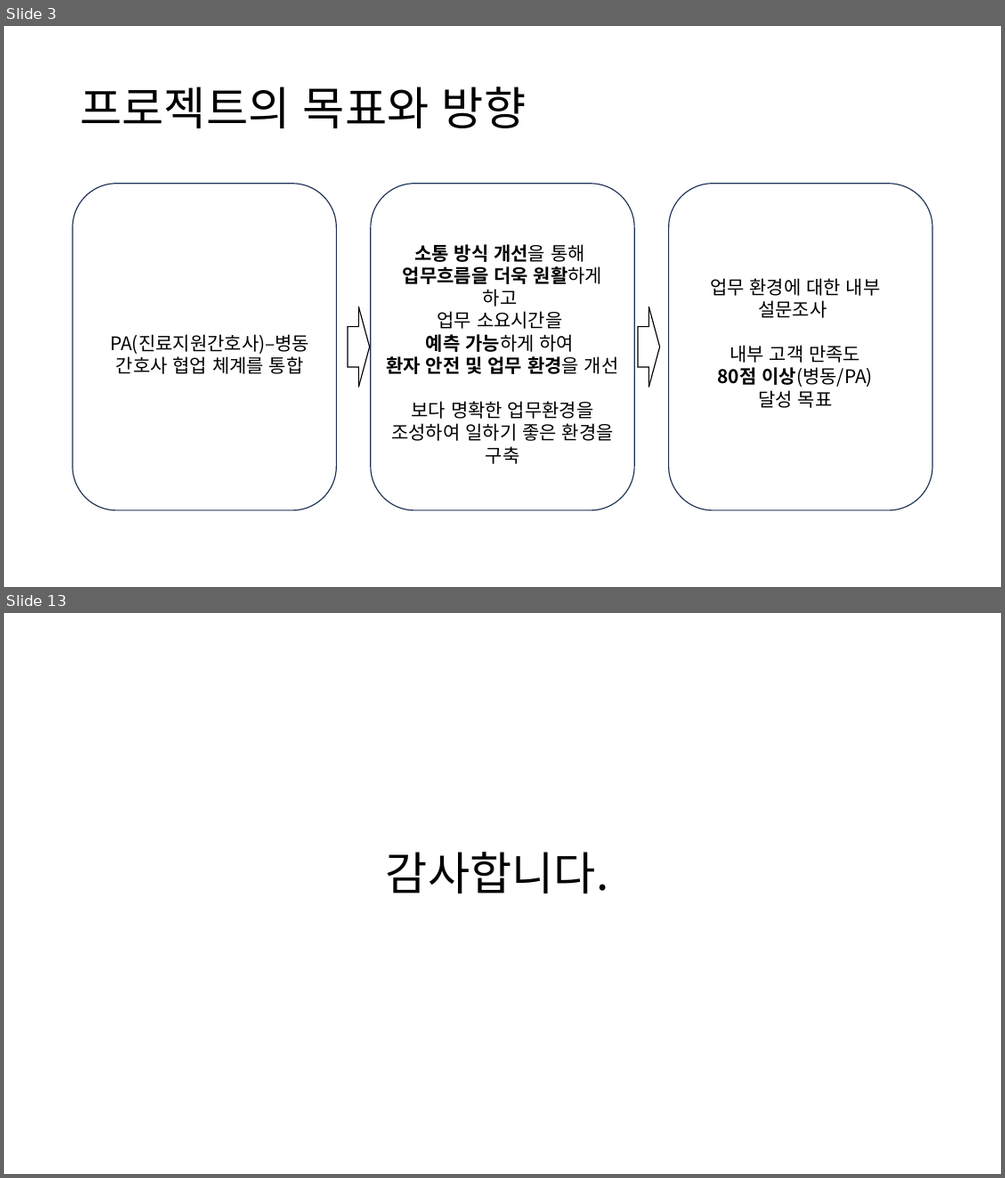
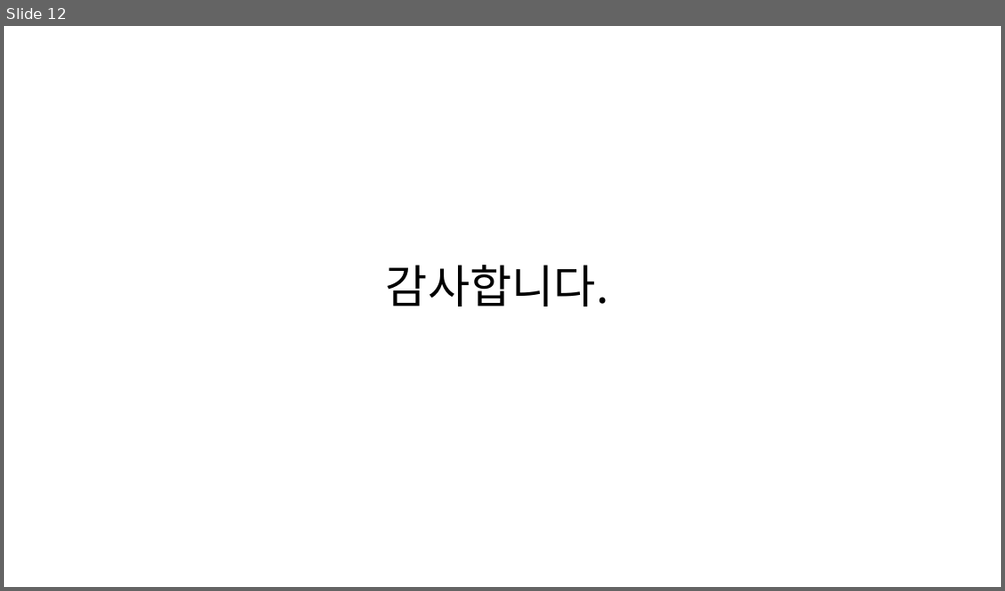
Before and after one commit to SCHCAQI/2026-QI, a slide deck: documents/진료지원간호팀 2026 QI.pptx. Shown one above the other, each under a label of ours: slides 3 and 13 before the commit, slide 12 after it; the slides between them are not shown. The pictures are 1005x1178 and 1005x591 pixels, drawn with LibreOffice and Linux fonts; fonts in the diff are those of the drawing. Boxes give left, top, right and bottom in pixels: in the first picture for what was removed or moved away, otherwise in the second. Text is boxed around its words. In the diff, an @@ line names an element or a change of style, - is before the commit and + after.

```diff
--- a/documents/진료지원간호팀 2026 QI.pptx
+++ b/documents/진료지원간호팀 2026 QI.pptx
@@ slide 3 removed at (4,26,1001,587), background #FFFFFF @@
@@ title removed at (80,87,526,128) @@
-프로젝트의 목표와 방향
@@ rounded rectangle removed at (73,183,337,510) @@
@@ rounded rectangle removed at (371,183,634,510) @@
@@ rounded rectangle removed at (669,183,933,510) @@
@@ text removed at (386,244,619,464) @@
-소통 방식 개선을 통해
-업무흐름을 더욱 원활하게 하고
-업무 소요시간을
-예측 가능하게 하여
-환자 안전 및 업무 환경을 개선
-보다 명확한 업무환경을 조성하여 일하기 좋은 환경을 구축
@@ text removed at (710,278,881,408) @@
-업무 환경에 대한 내부 설문조사
-내부 고객 만족도
-80점 이상(병동/PA)
-달성 목표
@@ right arrow removed at (348,306,370,387) @@
@@ right arrow removed at (638,306,660,387) @@
@@ text removed at (110,334,309,374) @@
-PA(진료지원간호사)–병동 간호사 협업 체계를 통합
@@ what was slide 13 is now slide 12 @@
```
Also in this commit, not shown: 2 slides changed, 9 slides added, 9 other slides removed, 2 other files.
